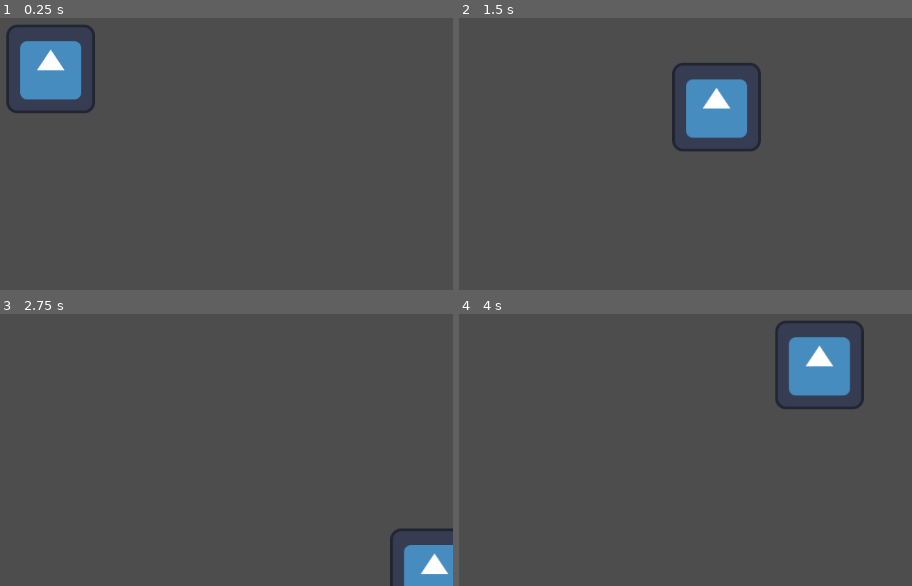
Above: before the commit, frames 1-4 (two rows, left to right).
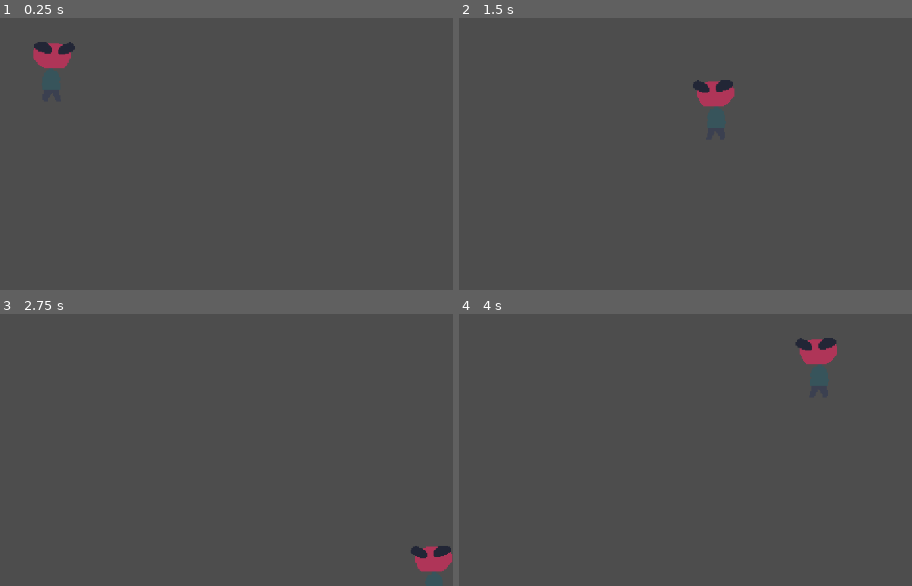
Above: after the commit, the same moments.

Repository: artemvandalovski/Salty-John
Game: Godot game, scene res://scenes/Level.tscn
Two runs of this game, one before a commit and one after it. Both use one fixed random seed, a clock stepped at 60 frames per second and the inputs below. The engine's default icon, where the game draws it, is replaced by a stand-in: a white triangle on a blue panel in a dark square.
Inputs (mouse positions are in pixels of both pictures, inside the frame that each line leads up to):
- Up to frame 1 (0.25 s): no input
- Up to frame 2 (1.5 s): tap Enter at 0.5 s; move the mouse to (690, 42) at 0.52 s; hold D (right) 0.53-1.28 s; move the mouse to (outside the picture) at 1.27 s; hold S (down) from 1.28 s (still down)
- Up to frame 3 (2.75 s): move the mouse to (outside the picture) at 2.02 s; release S (down) at 2.03 s; hold D (right) from 2.03 s (still down)
- Up to frame 4 (4 s): move the mouse to (472, 450) at 2.77 s; release D (right) at 2.78 s; hold W (up) 2.78-3.53 s; move the mouse to (753, 428) at 3.52 s; hold A (left) from 3.53 s (still down)

The runs differ from the first frame. In frame 1, 3.7% of the frame differs, in the area x 1-21%, y 2-35%; in frame 2, 3.8%, in the area x 47-67%, y 16-49%; in frame 3, 1.9%; in frame 4, 3.8%.

Commit message:
sprite flip

Diff:
--- a/entities/player/John.gd
+++ b/entities/player/John.gd
@@ -4,6 +4,8 @@
 const SPEED = 100.0
 
 var health = 5
+
+@onready var sprite = $Sprite2D
 
 
 func _ready():
@@ -16,6 +18,7 @@
 
 func _physics_process(delta):
 	handle_movement()
+	flip_sprite()
 
 
 func handle_movement():
@@ -24,3 +27,6 @@
 	velocity += acceleration
 	velocity *= FRICTION
 	move_and_slide()
+
+func flip_sprite():
+	sprite.flip_h = get_local_mouse_position().x < 0.0
--- a/entities/player/John.tscn
+++ b/entities/player/John.tscn
@@ -1,16 +1,17 @@
 [gd_scene load_steps=4 format=3 uid="uid://dqut3jqv5pwgt"]
 
 [ext_resource type="Script" path="res://entities/player/John.gd" id="1_3ss1g"]
-[ext_resource type="Texture2D" uid="uid://dkhxrbhpbhgoi" path="res://icon.svg" id="1_fd8iq"]
+[ext_resource type="Texture2D" uid="uid://qm2m6xj8mj78" path="res://entities/player/john.png" id="2_0gq6d"]
 
 [sub_resource type="RectangleShape2D" id="RectangleShape2D_a5hol"]
-size = Vector2(128, 42)
+size = Vector2(48, 42)
 
 [node name="John" type="CharacterBody2D"]
 script = ExtResource("1_3ss1g")
 
 [node name="Sprite2D" type="Sprite2D" parent="."]
-texture = ExtResource("1_fd8iq")
+scale = Vector2(1.5, 1.5)
+texture = ExtResource("2_0gq6d")
 
 [node name="CollisionShape2D" type="CollisionShape2D" parent="."]
 position = Vector2(0, 43)
--- a/project.godot
+++ b/project.godot
@@ -44,4 +44,5 @@
 
 [rendering]
 
+textures/canvas_textures/default_texture_filter=3
 renderer/rendering_method="mobile"
Binary file added: entities/player/fist.png
Not shown, added: entities/player/fist.png.import
Binary file added: entities/player/john.png
Not shown, added: entities/player/john.png.import
